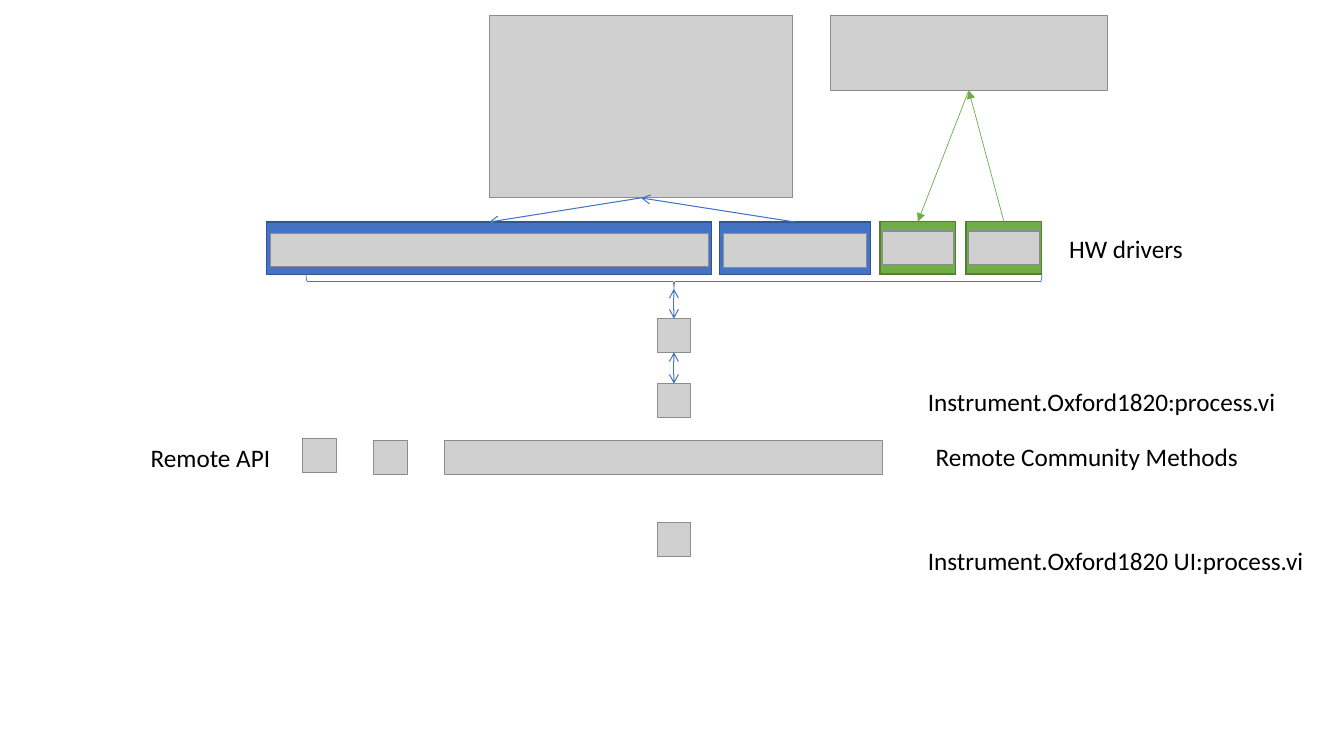
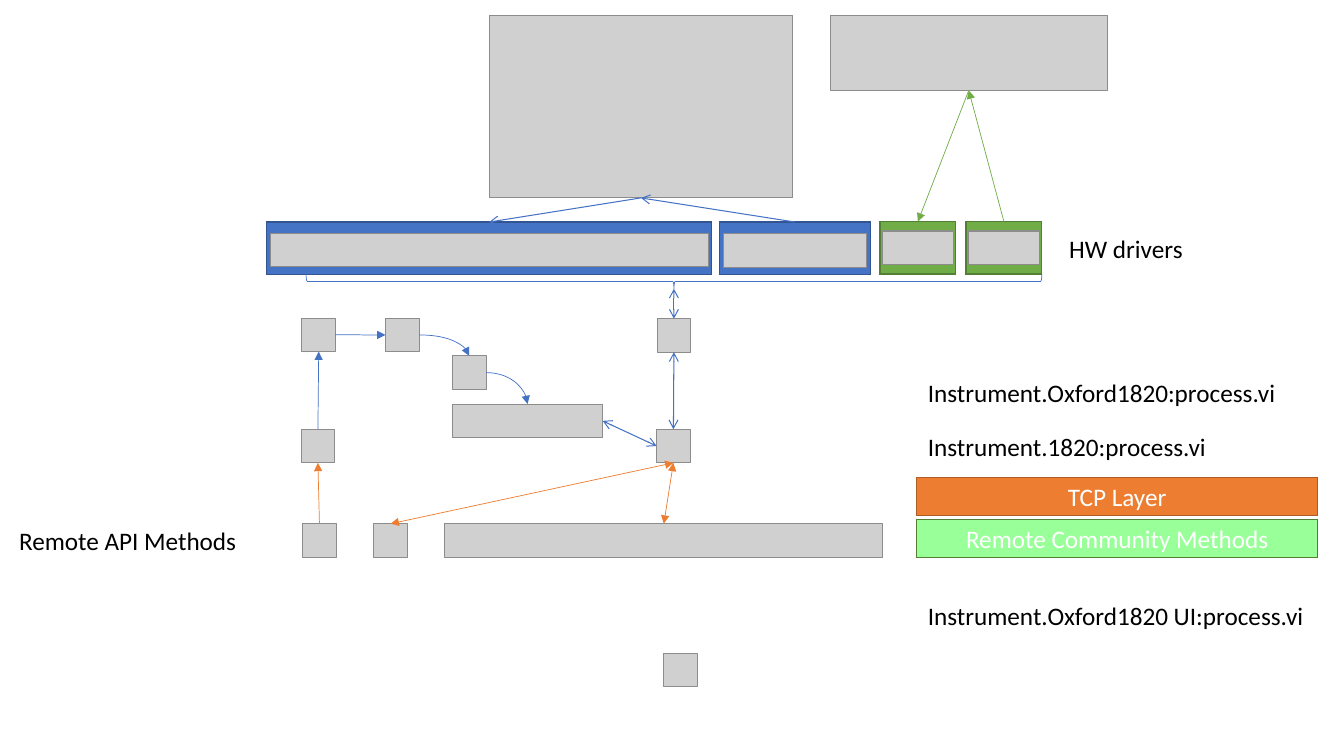
Before and after one commit to levylabpitt/Oxford-1820, a slide deck: slide 1 of documentation/Tree.pptx. Drawn at 1344x756 pixels with LibreOffice and Linux fonts; fonts in the diff are those of the drawing; grey boxes stand for pictures. Boxes give left, top, right and bottom in pixels: in the first picture for what was removed or moved away, otherwise in the second. Text is boxed around its words. In the diff, an @@ line names an element or a change of style, - is before the commit and + after.

```diff
--- a/documentation/Tree.pptx
+++ b/documentation/Tree.pptx
@@ picture added at (302,318,336,351) @@
@@ picture added at (386,319,419,352) @@
@@ arrow added from (318, 430) to (319, 352), #4472C4 0.5 pt @@
@@ curved arrow added from (336, 335) to (386, 335), #4472C4 0.5 pt @@
@@ curved arrow added from (419, 335) to (470, 356), #4472C4 0.5 pt @@
@@ picture: place and size @@
-picture at (657,384,691,417)
+picture at (453,356,486,389)
@@ double arrow moved from (675, 384) - (675, 352) to (674, 430) - (675, 352) @@
@@ curved arrow added from (486, 373) to (527, 404), #4472C4 0.5 pt @@
@@ text added at (928,384,1275,406), 18 pt, text #000000 @@
+Instrument.Oxford1820:process.vi
@@ picture added at (453,404,603,438) @@
@@ picture added at (301,430,335,463) @@
@@ picture removed at (445,441,882,474) @@
@@ double arrow added from (656, 447) to (603, 421), #4472C4 0.75 pt @@
@@ picture added at (656,430,690,463) @@
@@ text at (928,438,1206,460): text changed @@
-Instrument.Oxford1820:process.vi
+Instrument.1820:process.vi
@@ arrow added from (320, 524) to (318, 463), #ED7D31 0.5 pt @@
@@ double arrow added from (391, 524) to (674, 463), #ED7D31 0.5 pt @@
@@ double arrow added from (664, 524) to (674, 463), #ED7D31 0.5 pt @@
@@ rectangle added at (918,478,1319,516), fill #ED7D31, outline #AF5C24 1 pt, 18 pt, text #FFFFFF @@
+TCP Layer
@@ text at (19,532,236,551): text changed @@
-Remote API
+Remote API Methods
@@ picture: place and size @@
-picture at (302,439,336,472)
+picture at (302,524,336,558)
@@ picture: place and size @@
-picture at (374,441,407,474)
+picture at (374,524,407,558)
@@ picture added at (445,524,882,558) @@
@@ rectangle "Remote Community Methods": place and size @@
-rectangle "Remote Community Methods" at (936,448,1238,470)
+rectangle "Remote Community Methods" at (918,519,1319,558)
@@ rectangle "Remote Community Methods" at (918,519,1319,558): text colour #000000 to #FFFFFF; alignment left to centre; vertical alignment top to middle; fill none to #99FF99; outline none to #538035 1 pt @@
@@ text "Instrument.Oxford1820 UI:process.vi": place and size @@
-text "Instrument.Oxford1820 UI:process.vi" at (928,552,1304,574)
+text "Instrument.Oxford1820 UI:process.vi" at (928,607,1304,629)
@@ picture: place and size @@
-picture at (657,523,691,557)
+picture at (664,653,698,687)
```
Also in this commit, not shown: 28 other files.
